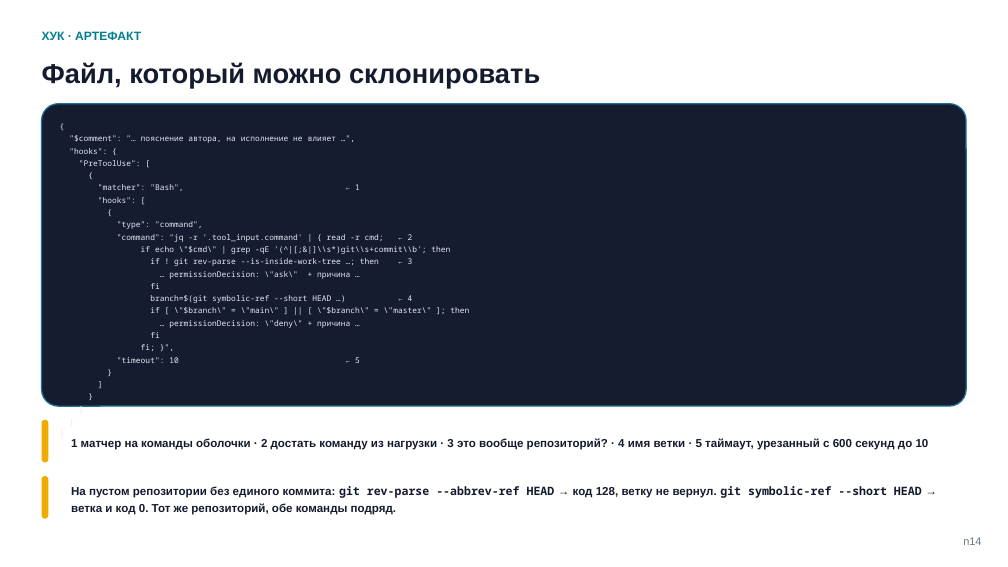
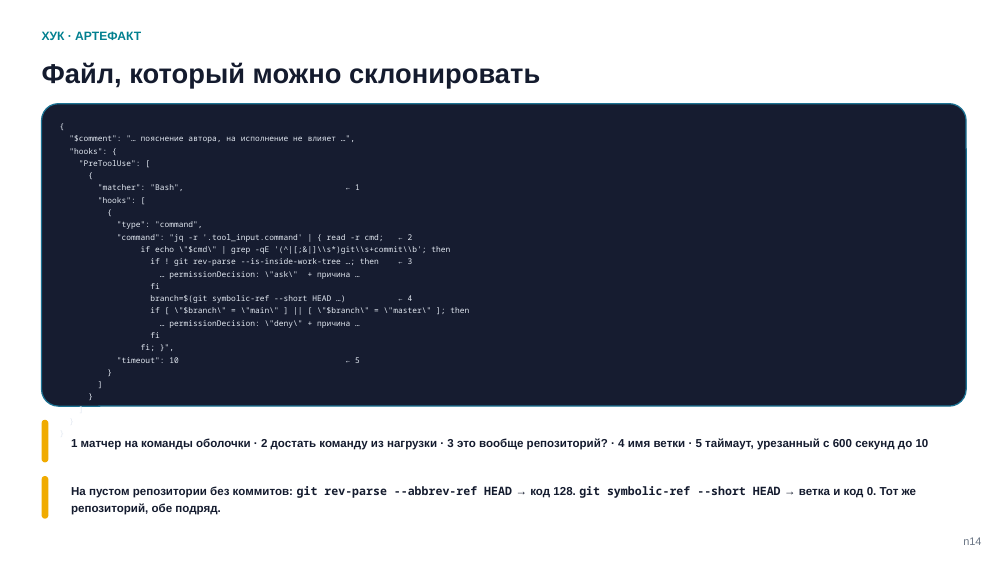
Before and after one commit to tellina-study/AI-usage-lessons, a slide deck: slide 9 of library/seminars/sem-05/rendered/sem-05-n.pptx. Drawn at 1008x567 pixels with LibreOffice and Linux fonts; fonts in the diff are those of the drawing. Boxes give left, top, right and bottom in pixels: in the first picture for what was removed or moved away, otherwise in the second. Text is boxed around its words. In the diff, an @@ line names an element or a change of style, - is before the commit and + after.

```diff
--- a/library/seminars/sem-05/rendered/sem-05-n.pptx
+++ b/library/seminars/sem-05/rendered/sem-05-n.pptx
@@ text at bbox=[71, 486, 916, 515]: text changed @@
-На пустом репозитории без единого коммита: git rev-parse --abbrev-ref HEAD → код 128, ветку не вернул. git symbolic-ref --short HEAD → ветка и код 0. Тот же репозиторий, обе команды подряд.
+На пустом репозитории без коммитов: git rev-parse --abbrev-ref HEAD → код 128. git symbolic-ref --short HEAD → ветка и код 0. Тот же репозиторий, обе подряд.
```
Also in this commit, not shown: 7 other slides changed, 31 other files.
